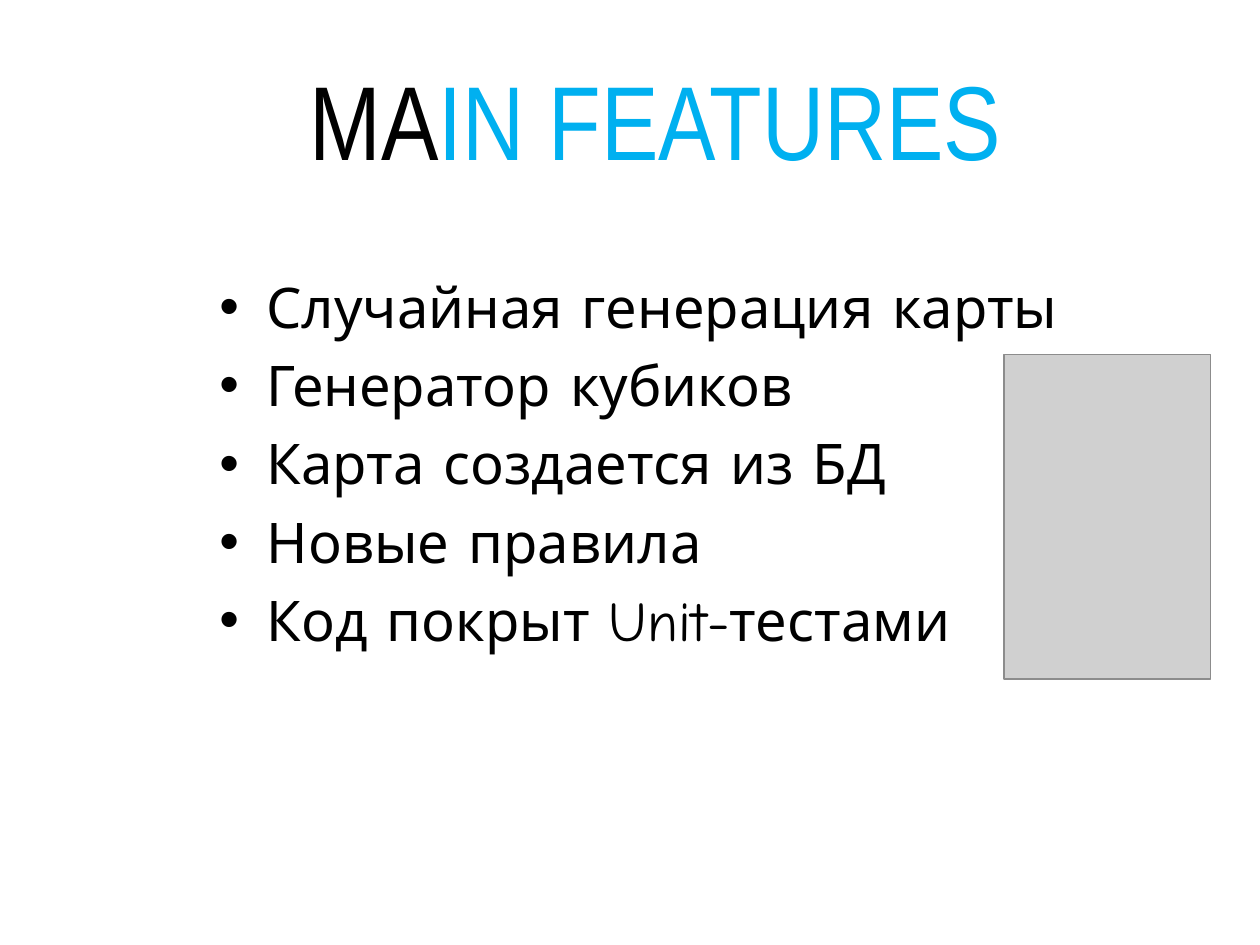
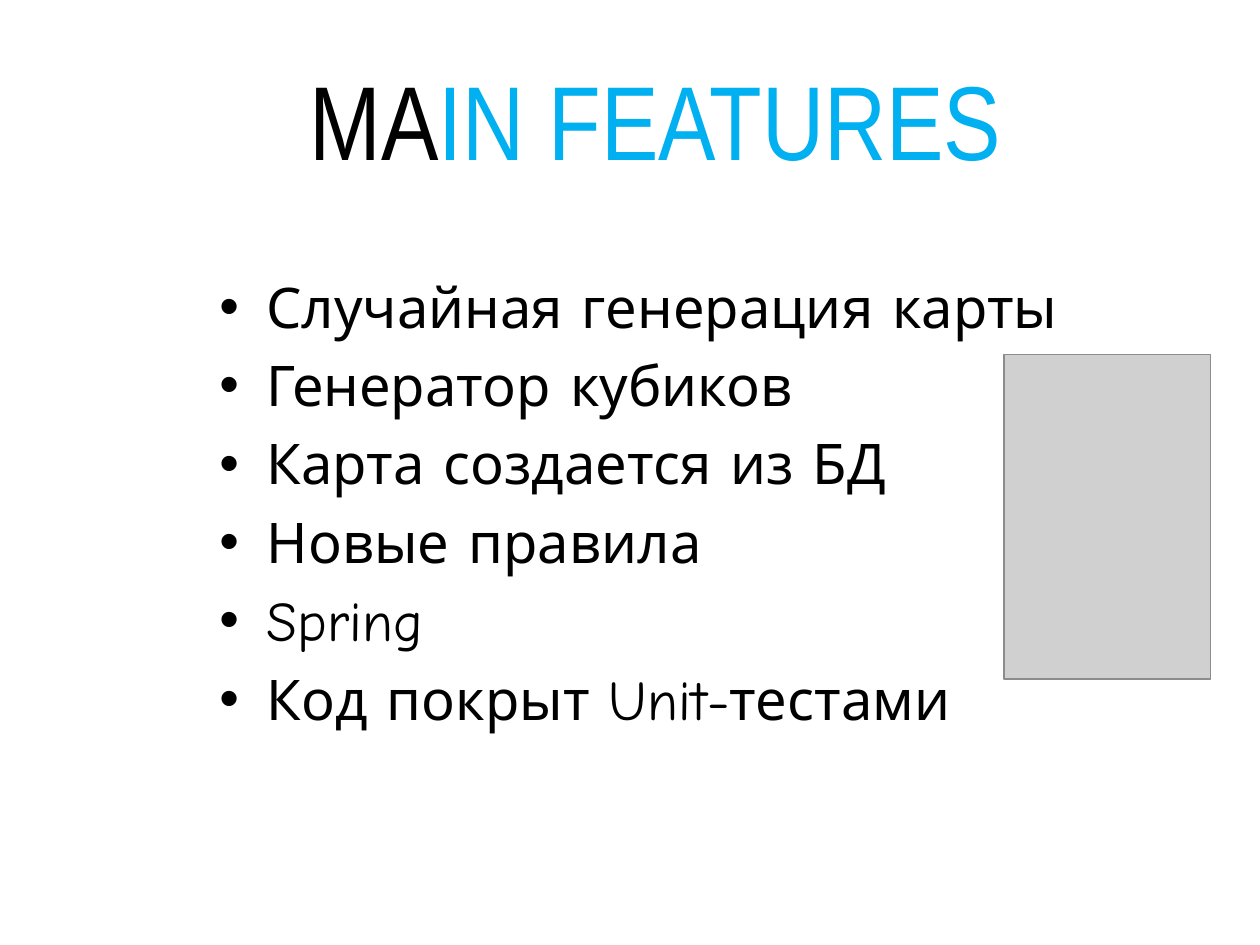
Before and after one commit to rlbozhko/nc-monopoly-ta-2014, a slide deck: slide 15 of docs/Презентация Черновик.pptm (slide 11 before the commit). Drawn at 1260x945 pixels with LibreOffice and Linux fonts; fonts in the diff are those of the drawing; grey boxes stand for pictures; background and template pictures are left out. Boxes give left, top, right and bottom in pixels: in the first picture for what was removed or moved away, otherwise in the second. Text is boxed around its words. In the diff, an @@ line names an element or a change of style, - is before the commit and + after.

```diff
--- a/docs/Презентация Черновик.pptm
+++ b/docs/Презентация Черновик.pptm
@@ text at (267, 603, 423, 652): paragraph added @@
+• Spring
```
Also in this commit, not shown: 4 other slides changed, 4 slides added.
